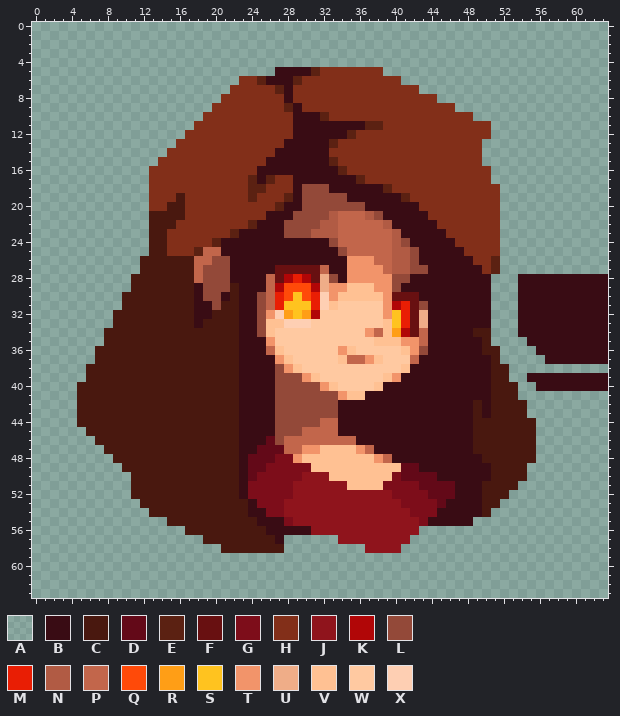
One commit to this pixel-art sprite: Roguelike_unity/Assets/Art/UI/Face_Mage.png. Above is the file before it was changed.
The file is 64x64 pixels. Colours within 5 levels of each other are drawn and written as one.
Palette (. is transparent): A #390c141e  B #390c14  C #49180f  D #630918  E #5b2112  F #681011  G #7d0d1a  H #822f19  J #8f141c  K #b10607  L #934939  M #e91e04  N #b15b44  P #c2664b  Q #ff4a09  R #ff9e16  S #ffc31f  T #f2946a  U #efad88  V #ffc193  W #ffc9a1  X #fecfb3
Now the later version:
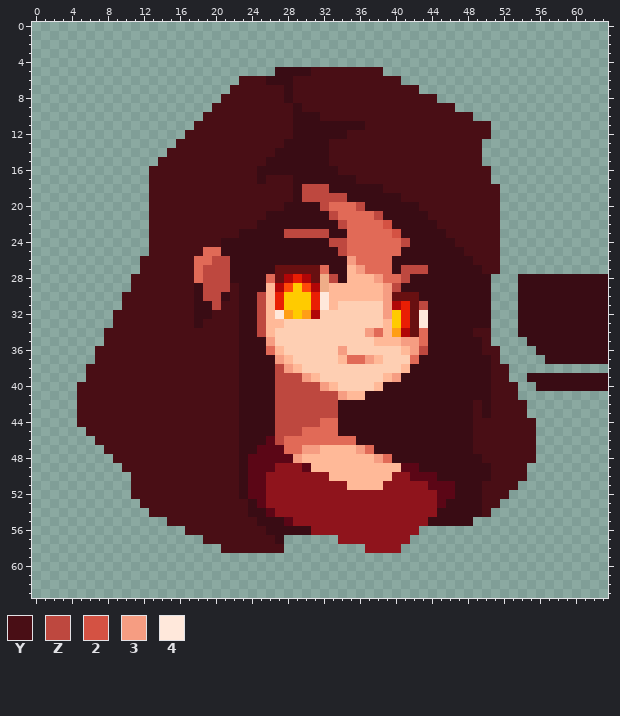
Colours new in this view: Y #490e15  Z #be483f  2 #d45243  3 #f69d82  4 #ffe8db
What changed:
colour D: #630918 -> #5b0616
colour P: #c2664b -> #e16a57
colour S: #ffc31f -> #ffcb00
colour V: #ffc193 -> #ffb998
Changed rows in their new state; - is a pixel that keeps its letter.
first column x 5:
 5 --------------------------YYYYYYYY-----------------
 6 ------------------YYY---YYYYYYYYYYYY---------------
 7 -----------------YYYYYY-YYYYYYYYYYYYYY-------------
 8 ----------------YYYYYYY-YYYYYYYYYYYYYYYY-----------
 9 ---------------YYYYYYYYY-YYYYYYYYYYYYYYYYY---------
10 --------------YYYYYYYYYY---YYYYYYYYYYYYYYYYY-------
11 -------------YYYYYYYYYYY--------YYYYYYYYYYYYYY-----
12 ------------YYYYYYYYYYYY------YYYYYYYYYYYYYYYY-----
13 -----------YYYYYYYYYYYY-----YYYYYYYYYYYYYYYYY------
14 ----------YYYYYYYYYYYY------YYYYYYYYYYYYYYYYY------
15 ---------YYYYYYYYYYYY-------YYYYYYYYYYYYYYYYY------
16 --------YYYYYYYYYYYY---------YYYYYYYYYYYYYYYYY-----
17 --------YYYYYYYYYYYY-YYY-------YYYYYYYYYYYYYYY-----
18 --------YYYYYYYYYYYYYYYY-ZZZ------YYYYYYYYYYYYY----
19 --------YYYYYYYYYYYYYYYY-ZZZZZ------YYYYYYYYYYY----
20 --------YYYYYYYYYYYYYYY--BBZPPPZ------YYYYYYYYY----
21 --------YYYYYYYYYYYYY---BBBBZ---PZ-----YYYYYYYY----
22 --------YYYYYYYYYYYY---BBBBBBZ----2-----YYYYYYY----
23 --------YYYYYYYYYY-----ZZZZZBB-----2-----YYYYYY----
24 --------YYYYYYYY------------ZZ-----PZ-----YYYYY----
25 --------YYYYYY---------------Z-----PBB-----YYYY----
26 -------YYYYYY--ZZ-------------3PP--BBB------YYY----
27 -------YYYYYY-ZZZ-------------V3PP-BZZZ------YY----
28 ------YYYYYYY-ZZZ-----------Z-VVV3PPZ--------------
29 ------YYYYYYY-ZZZY---V--S---VV---V3Z---------------
30 -----YYYYYYYY-ZZ-Y--ZV-S-S-4V-----3----------------
31 -----YYYYYYYY--ZYY--ZV-----4-XXXXX3---Z------------
32 ----YYYYYYYYY--YYY--ZV4----XXXXXXX3---4------------
33 ----YYYYYYYYY-YYYY--Z-----XXXXXXXX----4------------
34 ---YYYYYYYYYYYYYYY--Z-XXXXXXXXXX3-----------YY-----
35 ---YYYYYYYYYYYYYYY---3XXXXXXXXXXX---33-------Y-----
36 --YYYYYYYYYYYYYYYY-----XXXXXX3XXXXXX-3Z------YY----
37 --YYYYYYYYYYYYYYYY----3-XXXXX---3-XXX---------Y----
38 -YYYYYYYYYYYYYYYYY----Z3-XXXXXXXXXXX----------YY---
39 -YYYYYYYYYYYYYYYYY----ZZZ3-XXXXXXX-3----------YY---
40 YYYYYYYYYYYYYYYYYY----ZZZZZ3-XXXX-------------YYY--
41 YYYYYYYYYYYYYYYYYY----ZZZZZZZ3----------------YYY--
42 YYYYYYYYYYYYYYYYYY----ZZZZZZZ---------------Y-YYYY-
43 YYYYYYYYYYYYYYYYYY----ZZZZZZZ---------------Y-YYYY-
44 YYYYYYYYYYYYYYYYYY----ZZZZZ-----------------YYYYYYY
45 -YYYYYYYYYYYYYYYYY----ZZZ-------------------YYYYYYY
46 --YYYYYYYYYYYYYYYY----Z---------------------YYYYYYY
47 ---YYYYYYYYYYYYYYY-------33----3------------YYYYYYY
48 ----YYYYYYYYYYYYYY----DD3--------3-----------YYYYYY
49 -----YYYYYYYYYYYYY---DJJJD--------------------YYYY-
50 ------YYYYYYYYYYYY--DJJJJ----------JJ---------YYYY-
51 ------YYYYYYYYYYYY-DDJJJ----------JJJJJ------YYYY--
52 ------YYYYYYYYYYYY-DDJJJ-----------JJJJJ-----YYY---
53 -------YYYYYYYYYYYY-DJJ-------------JJJJ-----YY----
54 --------YYYYYYYYYYY--DJ--------------JJJ-----Y-----
55 ----------YYYYYYYYYY---D--------------J------------
56 ------------YYYYYYYYY------------------------------
57 --------------YYYYYYYY-----------------------------
58 ----------------YYYYYYY----------------------------
Boxes around the changes in both pictures, in picture pixels (x1, y1, x2, y2):
changed: (77, 67, 536, 553)
